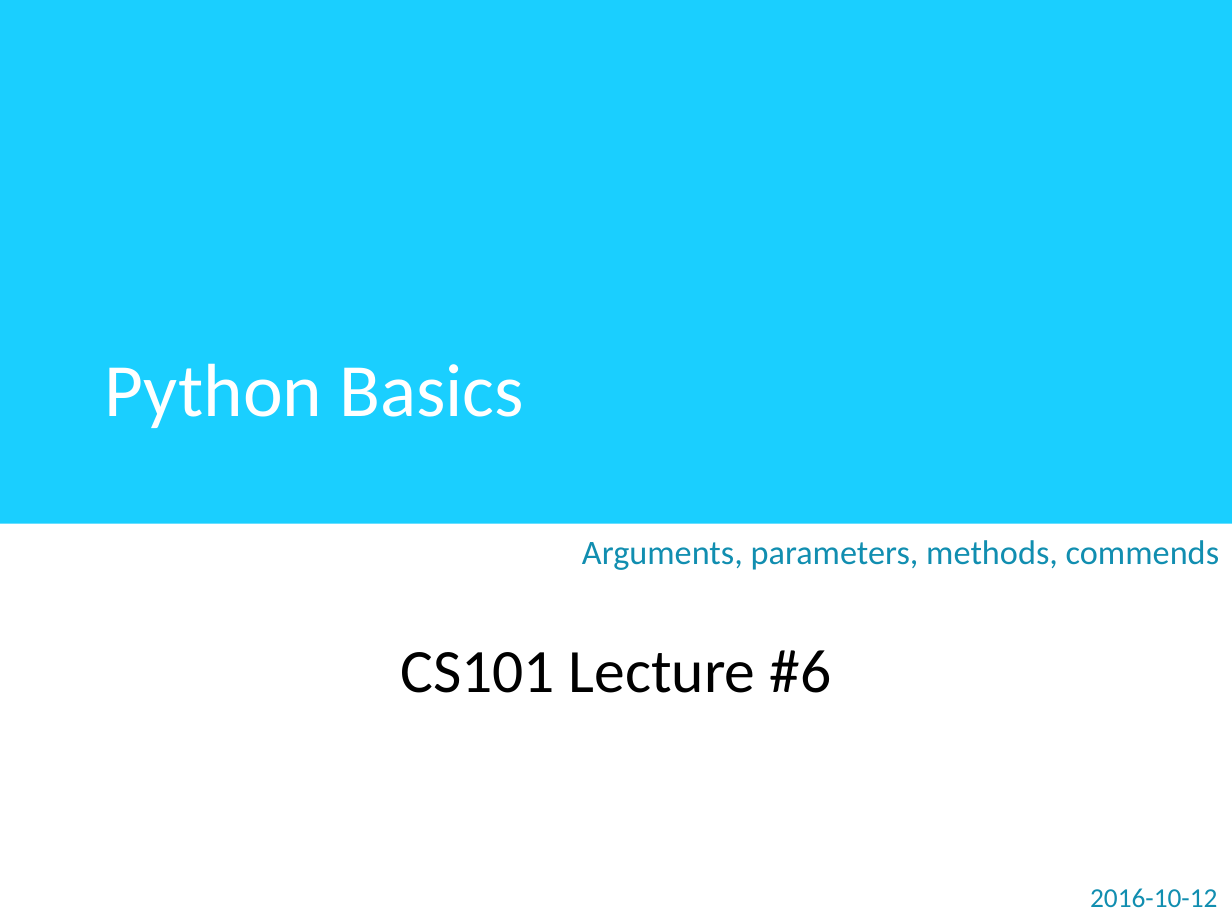
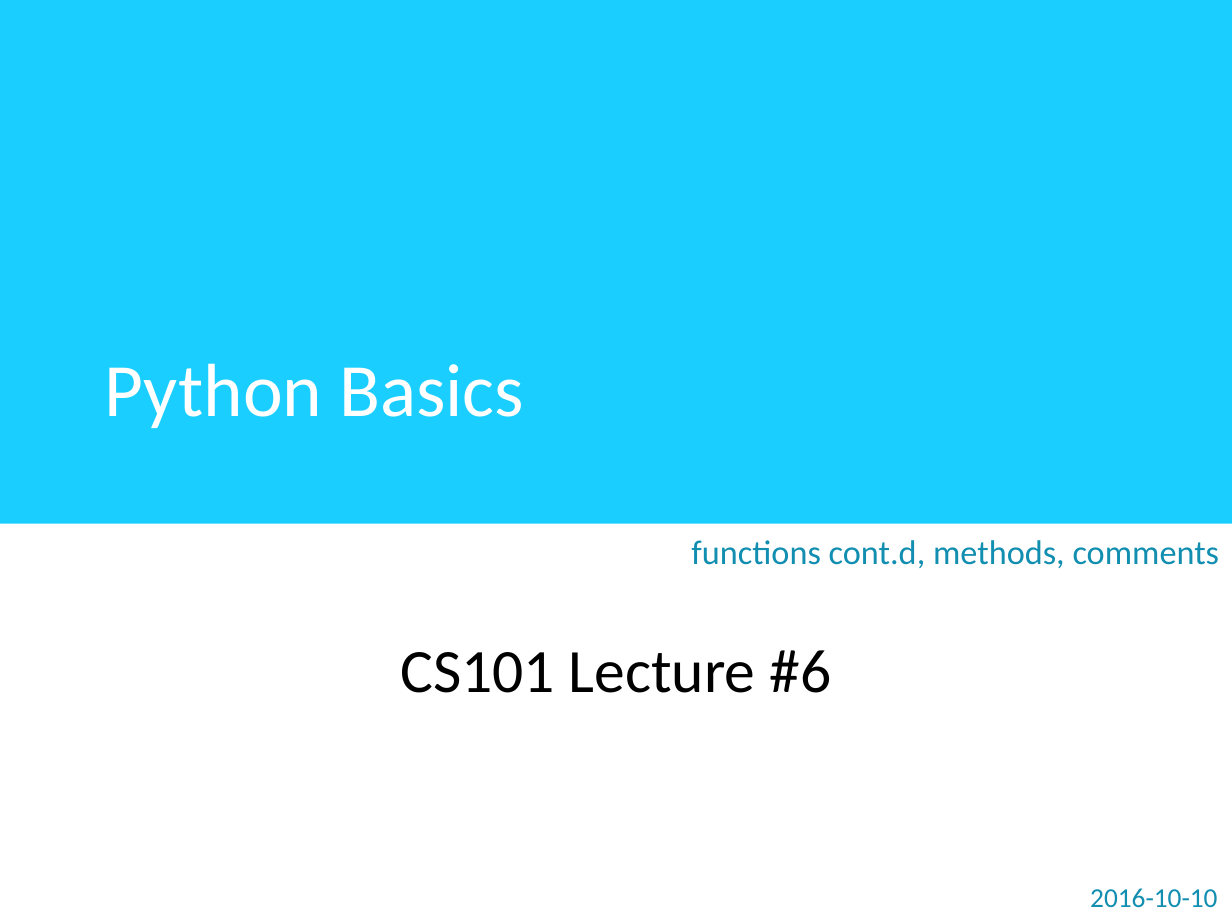
Before and after one commit to zichengliao/zuics101-fa17, a slide deck: slide 1 of lectures/lec06/lec06.pptx (slide 27 before the commit). Drawn at 1232x924 pixels with LibreOffice and Linux fonts; fonts in the diff are those of the drawing. Boxes give left, top, right and bottom in pixels: in the first picture for what was removed or moved away, otherwise in the second. Text is boxed around its words. In the diff, an @@ line names an element or a change of style, - is before the commit and + after.

```diff
--- a/lectures/lec06/lec06.pptx
+++ b/lectures/lec06/lec06.pptx
@@ subtitle at [691,540,1220,568]: text changed @@
-Arguments, parameters, methods, commends
+functions cont.d, methods, comments
@@ text at [1090,888,1217,908]: text changed @@
-2016-10-12
+2016-10-10
```
Also in this commit, not shown: 5 other slides changed, 22 slides added, 19 slides removed, 3 other files.
